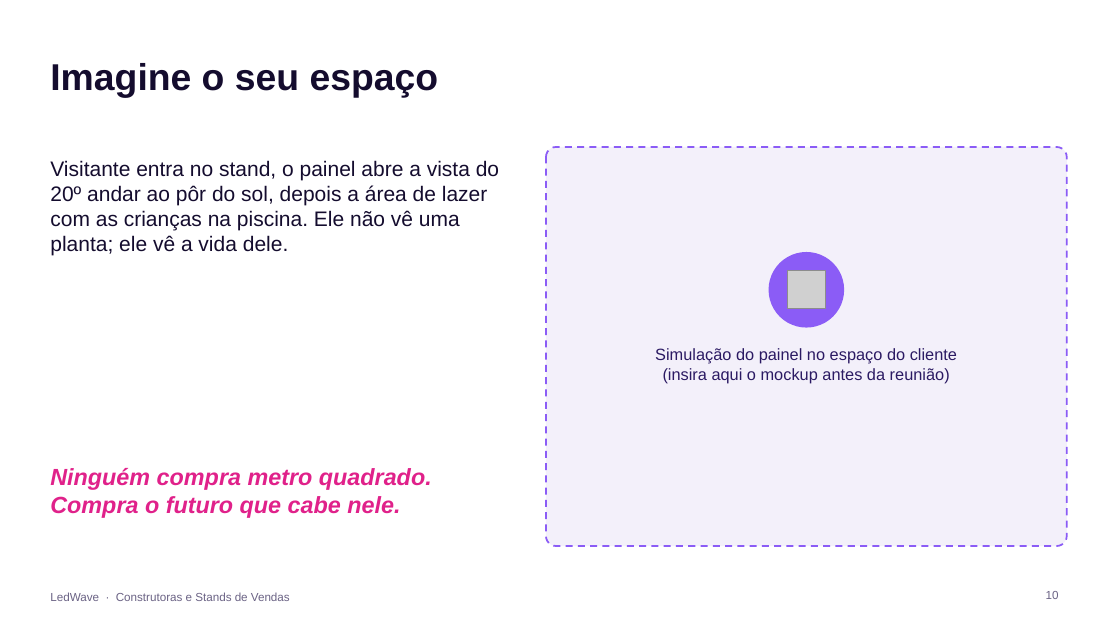
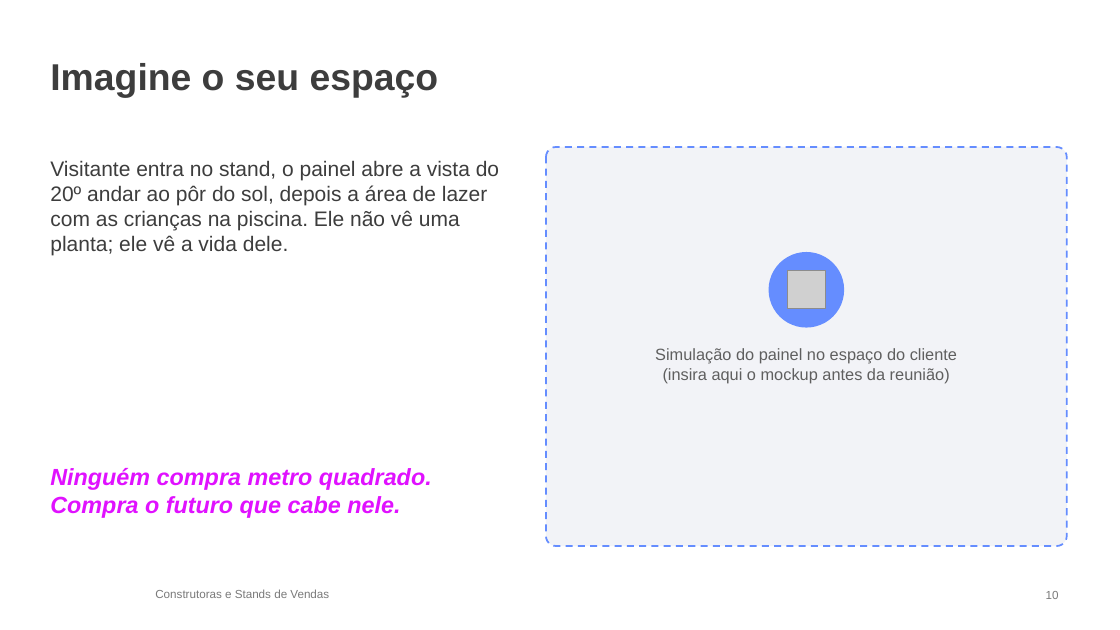
Before and after one commit to itarsilva/Treino, a slide deck: slide 10 of ledwave-comercial/apresentacoes/LedWave_Construtoras_e_Stands_de_Vendas.pptx. Drawn at 1120x630 pixels with LibreOffice and Linux fonts; fonts in the diff are those of the drawing; grey boxes stand for pictures; background and template pictures are left out. Boxes give left, top, right and bottom in pixels: in the first picture for what was removed or moved away, otherwise in the second. Text is boxed around its words. In the diff, an @@ line names an element or a change of style, - is before the commit and + after.

```diff
--- a/ledwave-comercial/apresentacoes/LedWave_Construtoras_e_Stands_de_Vendas.pptx
+++ b/ledwave-comercial/apresentacoes/LedWave_Construtoras_e_Stands_de_Vendas.pptx
@@ title "Imagine o seu espaço" at [50,63,439,98]: text colour #140C2E to #3D3D3D @@
@@ rounded rectangle at [546,147,1067,546]: fill #F3F0FA to #F2F3F7; outline #8B5CF6 1.5 pt dashed to #658DFF 1.5 pt dashed @@
@@ text "Visitante entra no stand, o ..." at [50,160,499,256]: text colour #140C2E to #3D3D3D @@
@@ ellipse at [769,252,844,328]: fill #8B5CF6 to #658DFF @@
@@ text "Simulação do painel no espaço ..." at [655,348,957,384]: text colour #2B1A63 to #5F5F5F @@
@@ text "Ninguém compra metro quadrado. Compra ..." at [50,468,432,518]: text colour #E0218A to #E011FF @@
@@ text at [155,589,329,598]: text changed; text colour #6B6385 to #7A7A7A @@
-LedWave · Construtoras e Stands de Vendas
+Construtoras e Stands de Vendas
@@ page number at [1046,591,1059,599]: text colour #6B6385 to #7A7A7A @@
```
Also in this commit, not shown: 13 other slides changed, 27 other files.
